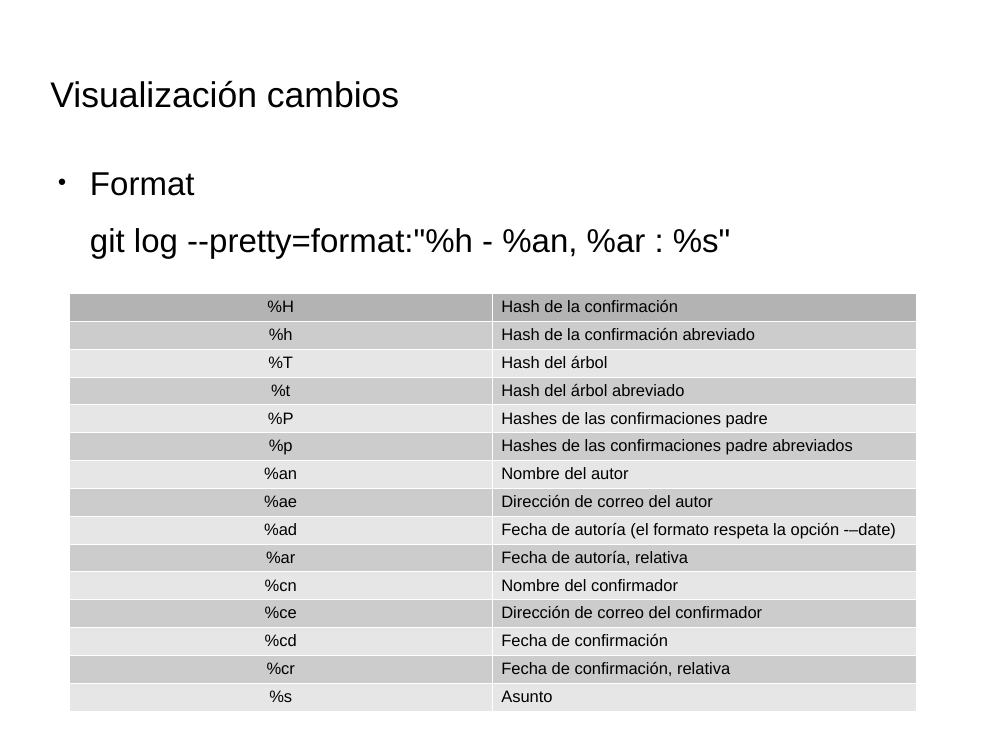
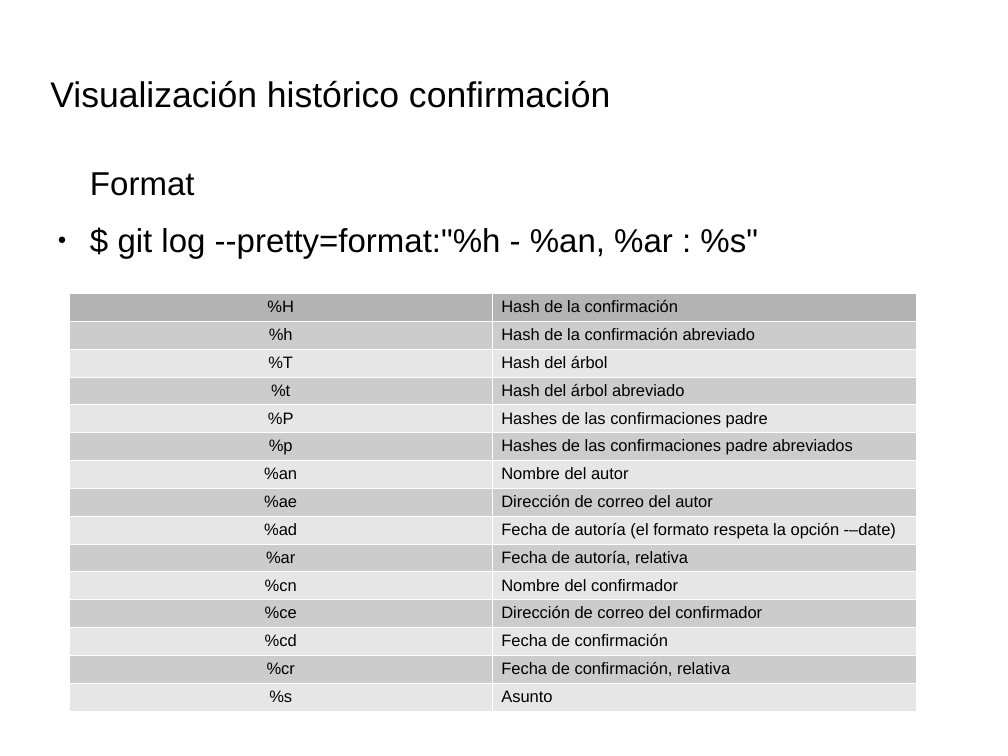
Before and after one commit to IllanPedro/Hardware, a slide deck: slide 16 of CursoGIT,GITHUB,SOURCETREE/Precentacion_Git.odp. Drawn at 1008x756 pixels with LibreOffice and Linux fonts; fonts in the diff are those of the drawing; background and template pictures are left out. Boxes give left, top, right and bottom in pixels: in the first picture for what was removed or moved away, otherwise in the second. Text is boxed around its words. In the diff, an @@ line names an element or a change of style, - is before the commit and + after.

```diff
--- a/CursoGIT,GITHUB,SOURCETREE/Precentacion_Git.odp
+++ b/CursoGIT,GITHUB,SOURCETREE/Precentacion_Git.odp
@@ title at <box>50,80,610,108</box>: text changed @@
-Visualización cambios
+Visualización histórico confirmación
@@ text at <box>118,228,758,259</box>: text changed @@
-git log --pretty=format:"%h - %an, %ar : %s"
+● $ git log --pretty=format:"%h - %an, %ar : %s"
```
Also in this commit, not shown: 11 other slides changed, 9 slides added, 2 slides removed, 1 other file.
